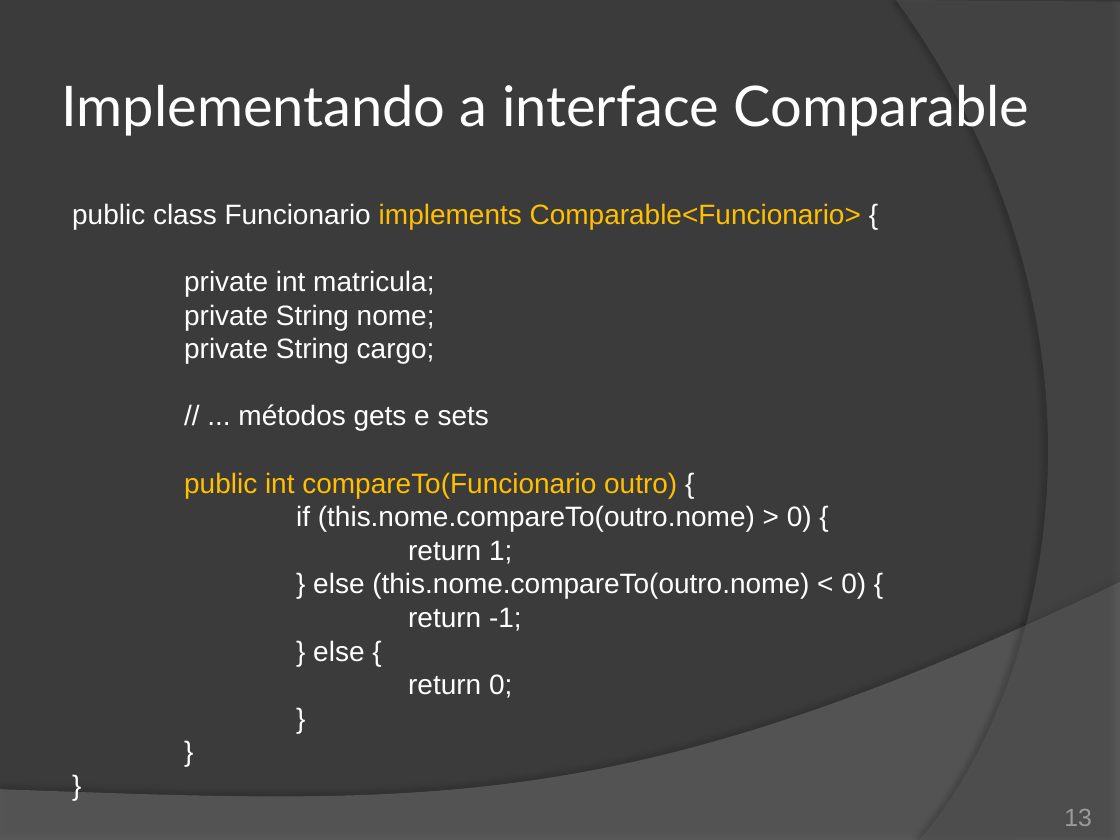
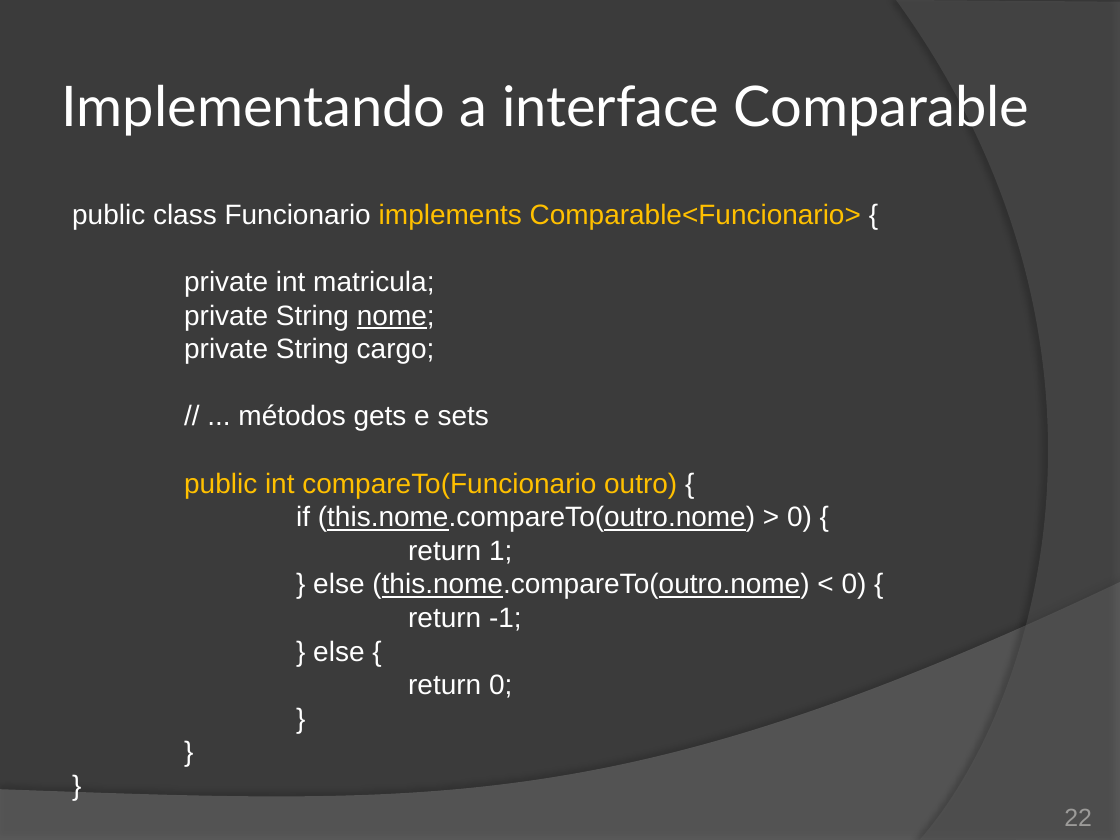
Before and after one commit to duchesqui/slzvieira-training, a slide deck: slide 22 of 2-Java-Programmer-Modulo-II/09.Capitulo03.pptx (slide 13 before the commit). Drawn at 1120x840 pixels with LibreOffice and Linux fonts; fonts in the diff are those of the drawing. Boxes give left, top, right and bottom in pixels: in the first picture for what was removed or moved away, otherwise in the second. Text is boxed around its words. In the diff, an @@ line names an element or a change of style, - is before the commit and + after.

```diff
--- a/2-Java-Programmer-Modulo-II/09.Capitulo03.pptx
+++ b/2-Java-Programmer-Modulo-II/09.Capitulo03.pptx
@@ text at [184, 304, 867, 599]: underline on in "nome;", "(this.nome.compareTo(outro.nome)", "(this.nome.compareTo(outro.nome)" @@
@@ page number at [1064, 809, 1092, 826]: text changed @@
-13
+22
```
Also in this commit, not shown: 4 other slides changed, 9 slides added, 1 slide removed, 5 other files.
